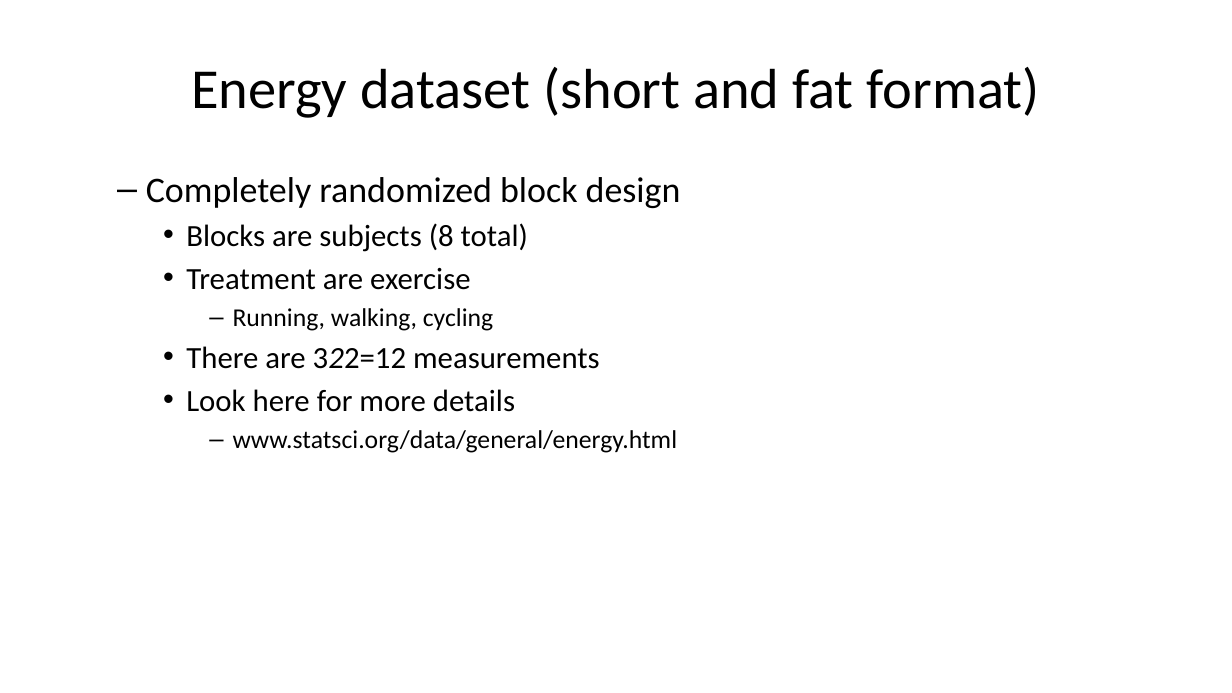
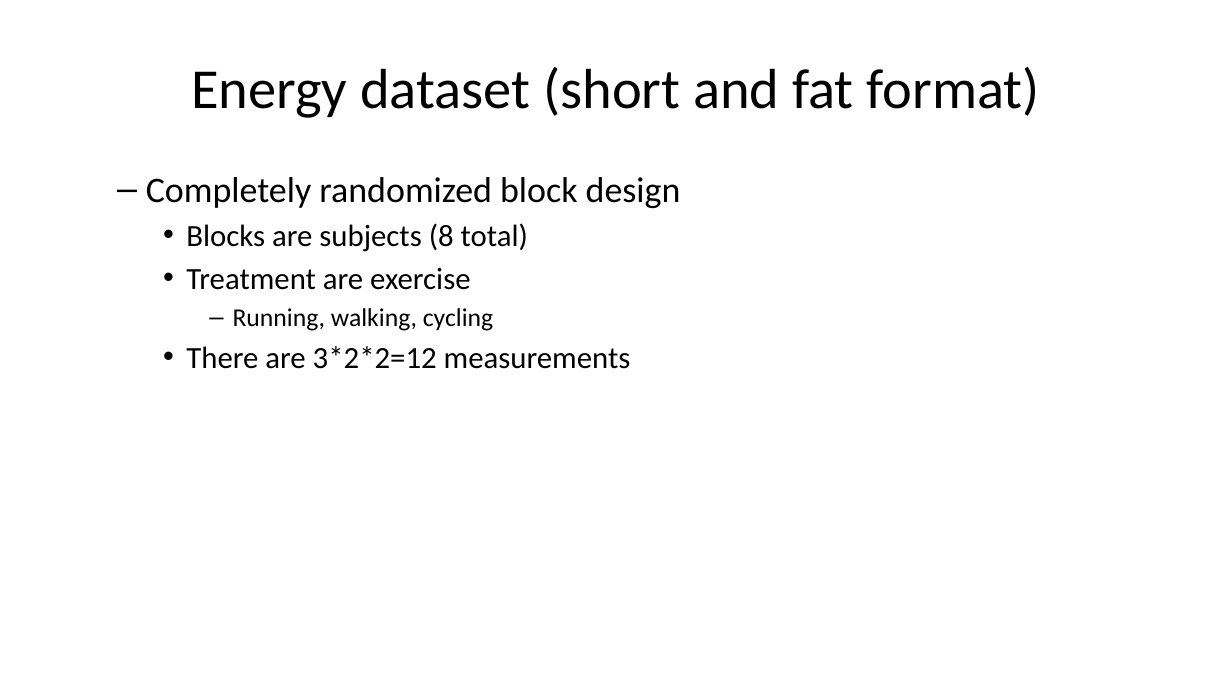
Before and after one commit to pmean/classes, a slide deck: slide 11 of introduction-to-r/results/v06-slides-and-speaker-notes.pptx. Drawn at 1232x693 pixels with LibreOffice and Linux fonts; fonts in the diff are those of the drawing. Boxes give left, top, right and bottom in pixels: in the first picture for what was removed or moved away, otherwise in the second. Text is boxed around its words. In the diff, an @@ line names an element or a change of style, - is before the commit and + after.

```diff
--- a/introduction-to-r/results/v06-slides-and-speaker-notes.pptx
+++ b/introduction-to-r/results/v06-slides-and-speaker-notes.pptx
@@ text at [186,346,631,369]: text changed @@
-    • There are 322=12 measurements
-    • Look here for more details
-      – www.statsci.org/data/general/energy.html
+    • There are 3*2*2=12 measurements
```
Also in this commit, not shown: 8 other slides changed, 1 other file.
